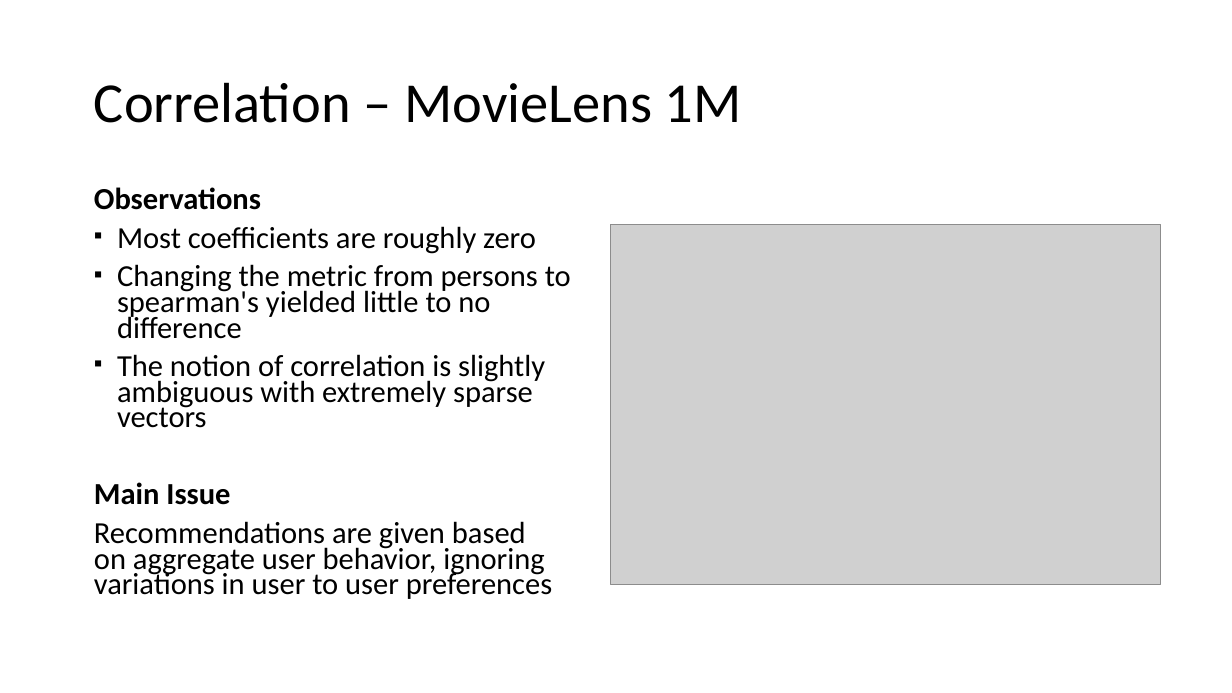
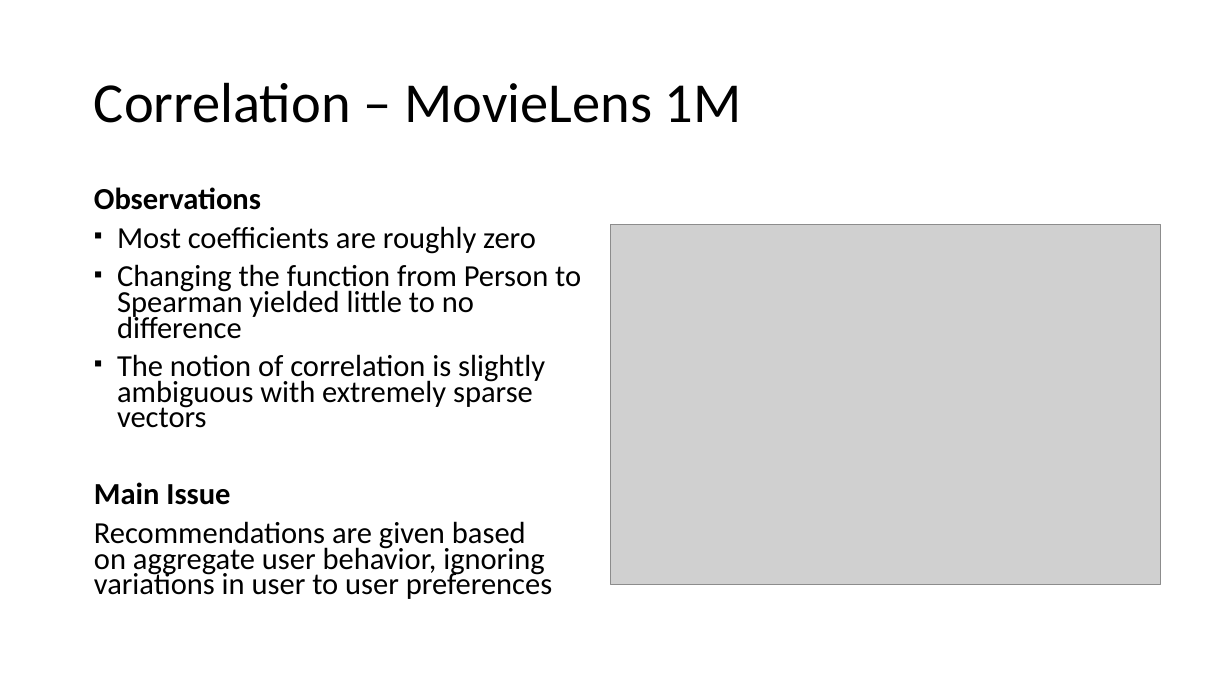
Before and after one commit to usef-kh/MovieLens-Recommendation-System, a slide deck: slide 14 of Understanding Recommendation Systems_Marco.pptx (slide 12 before the commit). Drawn at 1232x693 pixels with LibreOffice and Linux fonts; fonts in the diff are those of the drawing; grey boxes stand for pictures. Boxes give left, top, right and bottom in pixels: in the first picture for what was removed or moved away, otherwise in the second. Text is boxed around its words. In the diff, an @@ line names an element or a change of style, - is before the commit and + after.

```diff
--- a/Understanding Recommendation Systems_Marco.pptx
+++ b/Understanding Recommendation Systems_Marco.pptx
@@ text at (117, 264, 581, 339): text changed @@
-▪ Changing the metric from persons to spearman's yielded little to no difference
+▪ Changing the function from Person to Spearman yielded little to no difference
```
Also in this commit, not shown: 13 other slides changed, 6 slides added, 3 slides removed, 2 other files.
